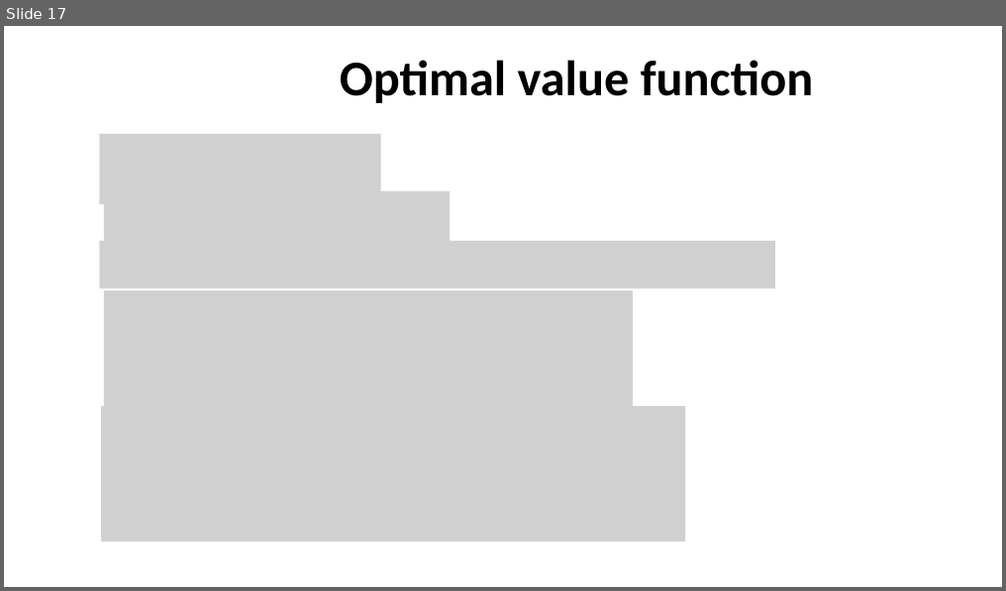
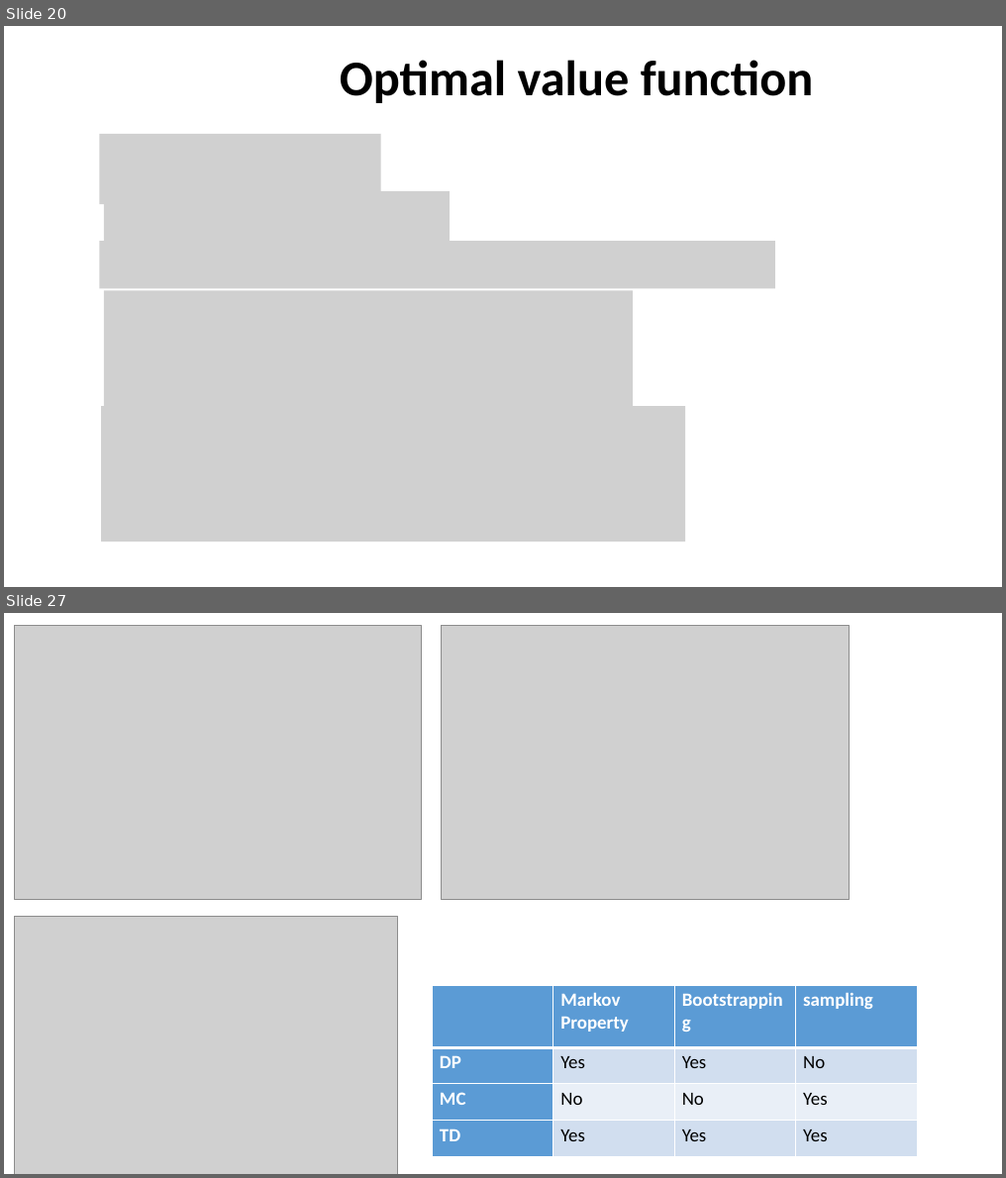
Before and after one commit to xfdywy/RL, a slide deck: FirstSeminar/firstseminar.pptx. Shown one above the other, each under a label of ours: slide 17 before the commit, slides 20 and 27 after it; the slides between them are not shown. The pictures are 1006x591 and 1006x1178 pixels, drawn with LibreOffice and Linux fonts; fonts in the diff are those of the drawing; grey boxes stand for pictures. Boxes give left, top, right and bottom in pixels: in the first picture for what was removed or moved away, otherwise in the second. Text is boxed around its words. In the diff, an @@ line names an element or a change of style, - is before the commit and + after.

```diff
--- a/FirstSeminar/firstseminar.pptx
+++ b/FirstSeminar/firstseminar.pptx
@@ slide 27 added at bbox=[4, 613, 1002, 1174], background #FFFFFF @@
@@ picture added at bbox=[15, 626, 421, 900] @@
@@ picture added at bbox=[442, 626, 848, 900] @@
@@ picture added at bbox=[15, 917, 398, 1174] @@
@@ table added at bbox=[433, 985, 918, 1157], 4 rows, 4 columns @@
+ | Markov Property | Bootstrapping | sampling
+DP | Yes | Yes | No
+MC | No | No | Yes
+TD | Yes | Yes | Yes
@@ what was slide 17 is now slide 20 @@
```
Also in this commit, not shown: 4 slides changed, 7 other slides added.
